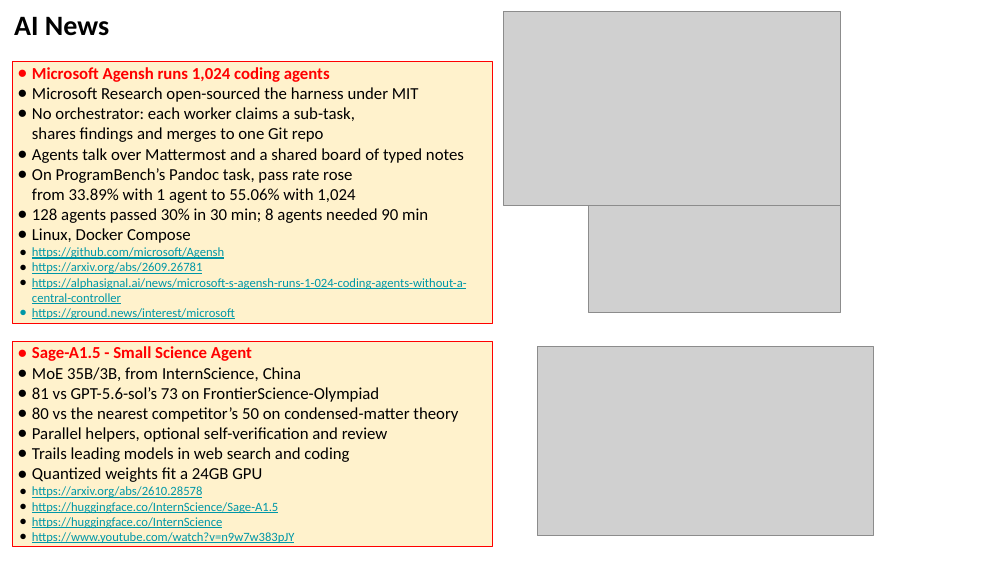
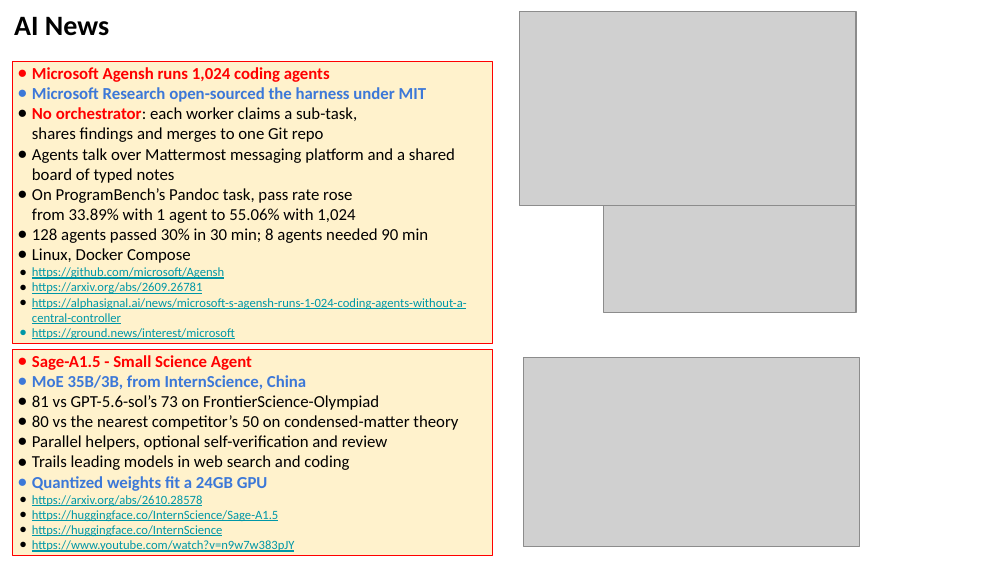
Before and after one commit to lselector/seminar, a slide deck: slide 13 of 2026/2026-10-30-AI-News.pptx (slide 12 before the commit). Drawn at 1008x567 pixels with LibreOffice and Linux fonts; fonts in the diff are those of the drawing; grey boxes stand for pictures. Boxes give left, top, right and bottom in pixels: in the first picture for what was removed or moved away, otherwise in the second. Text is boxed around its words. In the diff, an @@ line names an element or a change of style, - is before the commit and + after.

```diff
--- a/2026/2026-10-30-AI-News.pptx
+++ b/2026/2026-10-30-AI-News.pptx
@@ picture moved from (x1=504, y1=11, x2=841, y2=206) to (x1=519, y1=11, x2=856, y2=206) @@
@@ rectangle "Microsoft Agensh runs 1,024 coding ..." resized from (x1=12, y1=61, x2=492, y2=324) to (x1=12, y1=61, x2=492, y2=344) @@
@@ text in rectangle at (x1=32, y1=87, x2=426, y2=142): text colour #000000 to #3C78D8 in "Microsoft Research open-sourced the harness under MIT"; bold on in "Microsoft Research open-sourced the harness under MIT", "No orchestrator:"; text colour #000000 to #FF0000 in "No orchestrator:"; bullet colour #000000 to #3C78D8 @@
@@ text in rectangle at (x1=32, y1=148, x2=455, y2=183): text changed @@
-● Agents talk over Mattermost and a shared board of typed notes
+● Agents talk over Mattermost messaging platform and a shared board of typed notes
@@ picture moved from (x1=588, y1=206, x2=841, y2=312) to (x1=603, y1=206, x2=856, y2=312) @@
@@ rectangle "Sage-A1.5 - Small Science Agent" moved from (x1=12, y1=342, x2=492, y2=547) to (x1=12, y1=350, x2=492, y2=555) @@
@@ picture moved from (x1=537, y1=347, x2=873, y2=536) to (x1=523, y1=358, x2=859, y2=547) @@
@@ text in rectangle at (x1=32, y1=375, x2=306, y2=491): text colour #000000 to #3C78D8, bold on in "MoE 35B/3B, from InternScience, China", "Quantized weights fit a 24GB GPU"; bullet colour #000000 to #3C78D8 @@
```
Also in this commit, not shown: 12 other slides changed, 7 slides added, 5 slides removed.
